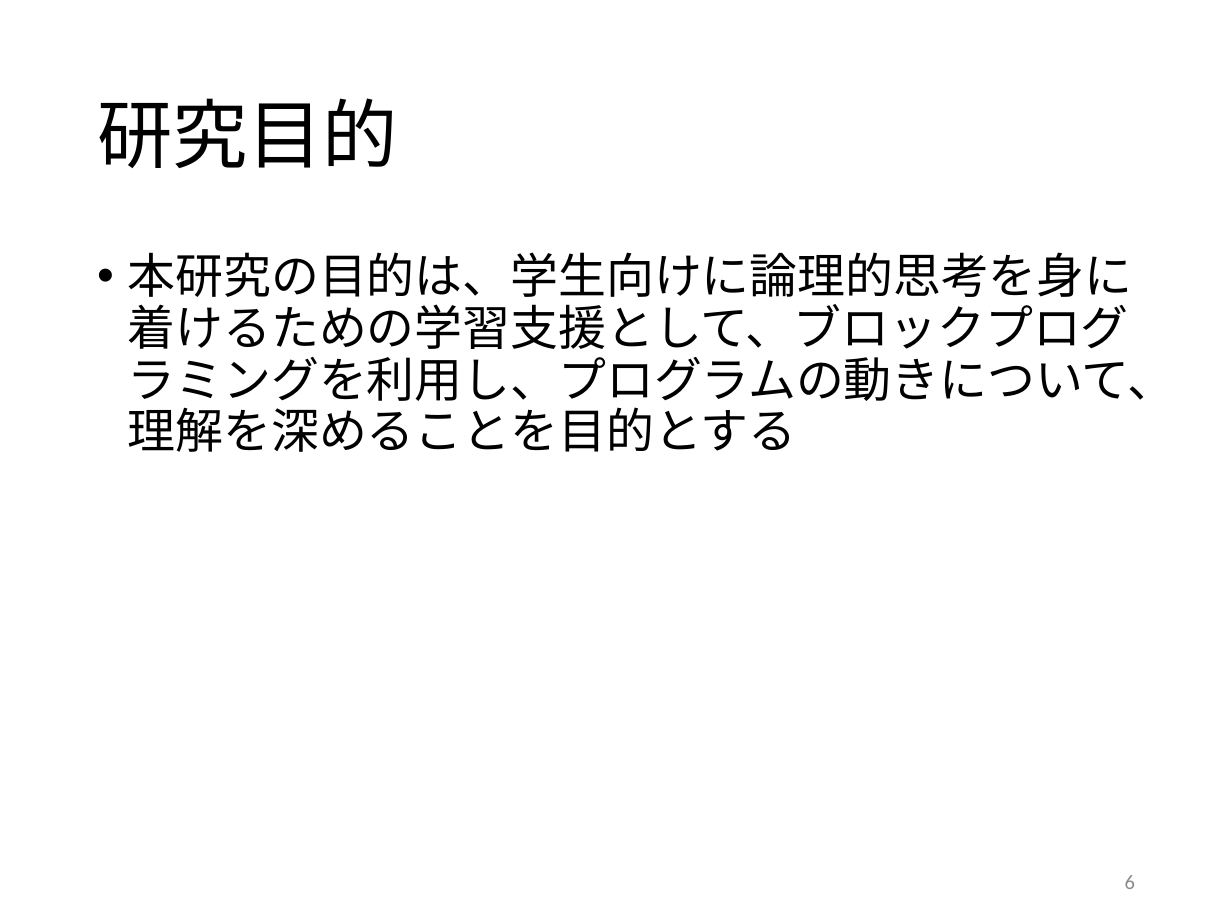
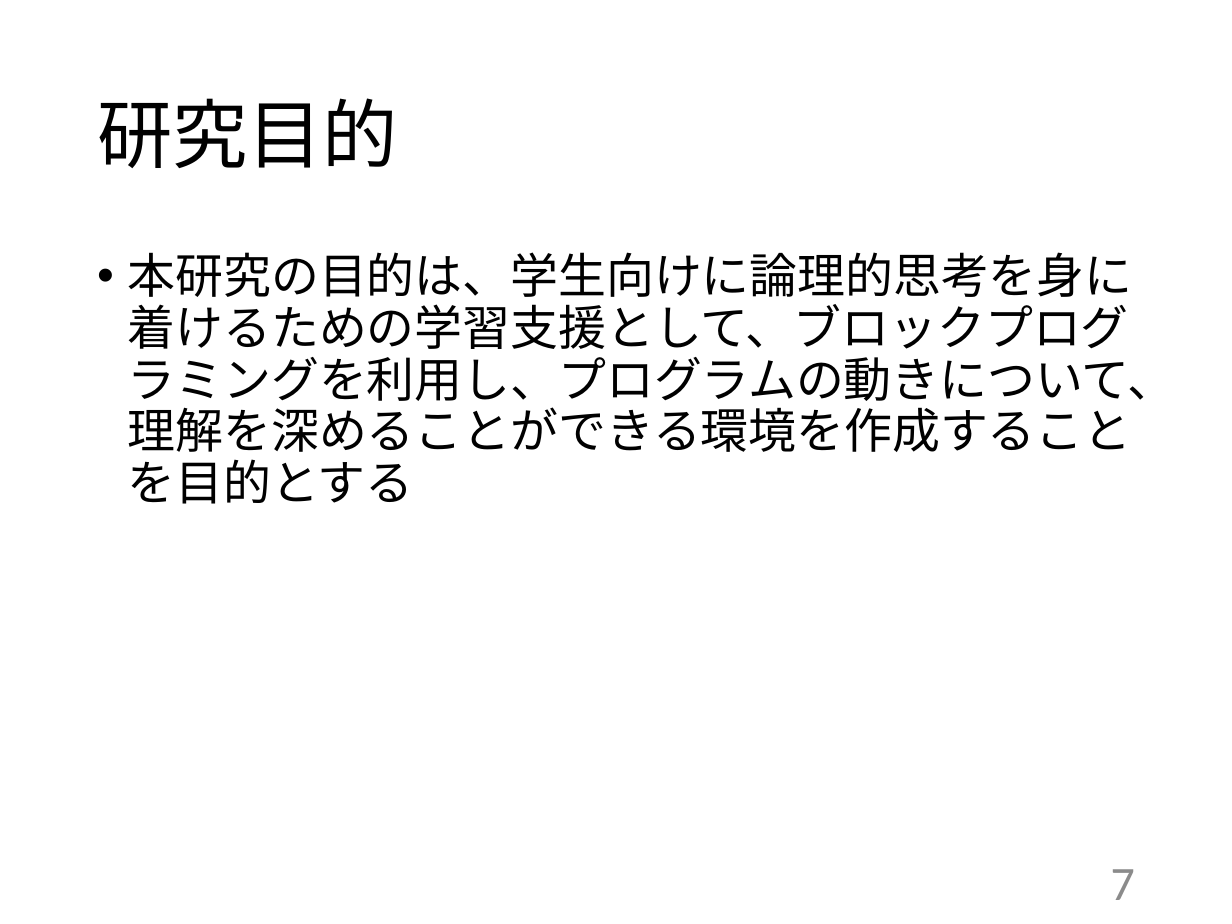
Before and after one commit to kait-takanolab/1821121-shimaoka-thesis, a slide deck: slide 7 of 1821121_shimaoka_tyuukan.pptx (slide 6 before the commit). Drawn at 1232x924 pixels with LibreOffice and Linux fonts; fonts in the diff are those of the drawing. Boxes give left, top, right and bottom in pixels: in the first picture for what was removed or moved away, otherwise in the second. Text is boxed around its words. In the diff, an @@ line names an element or a change of style, - is before the commit and + after.

```diff
--- a/1821121_shimaoka_tyuukan.pptx
+++ b/1821121_shimaoka_tyuukan.pptx
@@ text at bbox=[128, 252, 1175, 504]: text changed @@
-• 本研究の目的は、学生向けに論理的思考を身に着けるための学習支援として、ブロックプログラミングを利用し、プログラムの動きについて、理解を深めることを目的とする
+• 本研究の目的は、学生向けに論理的思考を身に着けるための学習支援として、ブロックプログラミングを利用し、プログラムの動きについて、理解を深めることができる環境を作成することを目的とする
@@ page number at bbox=[1111, 869, 1135, 900]: text changed; size 12 to 28 pt @@
-6
+7
```
Also in this commit, not shown: 5 other slides changed, 1 slide added.
